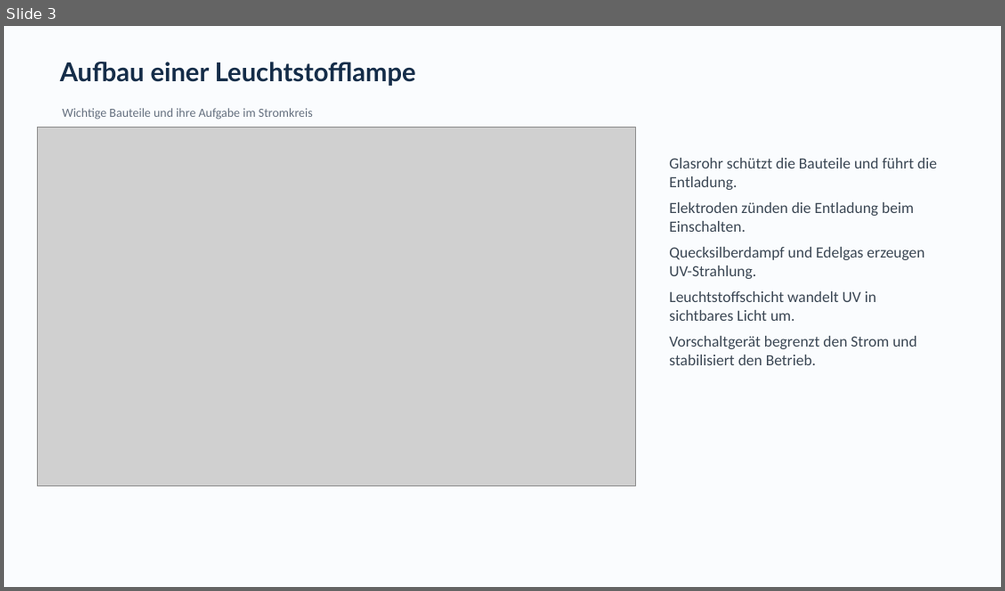
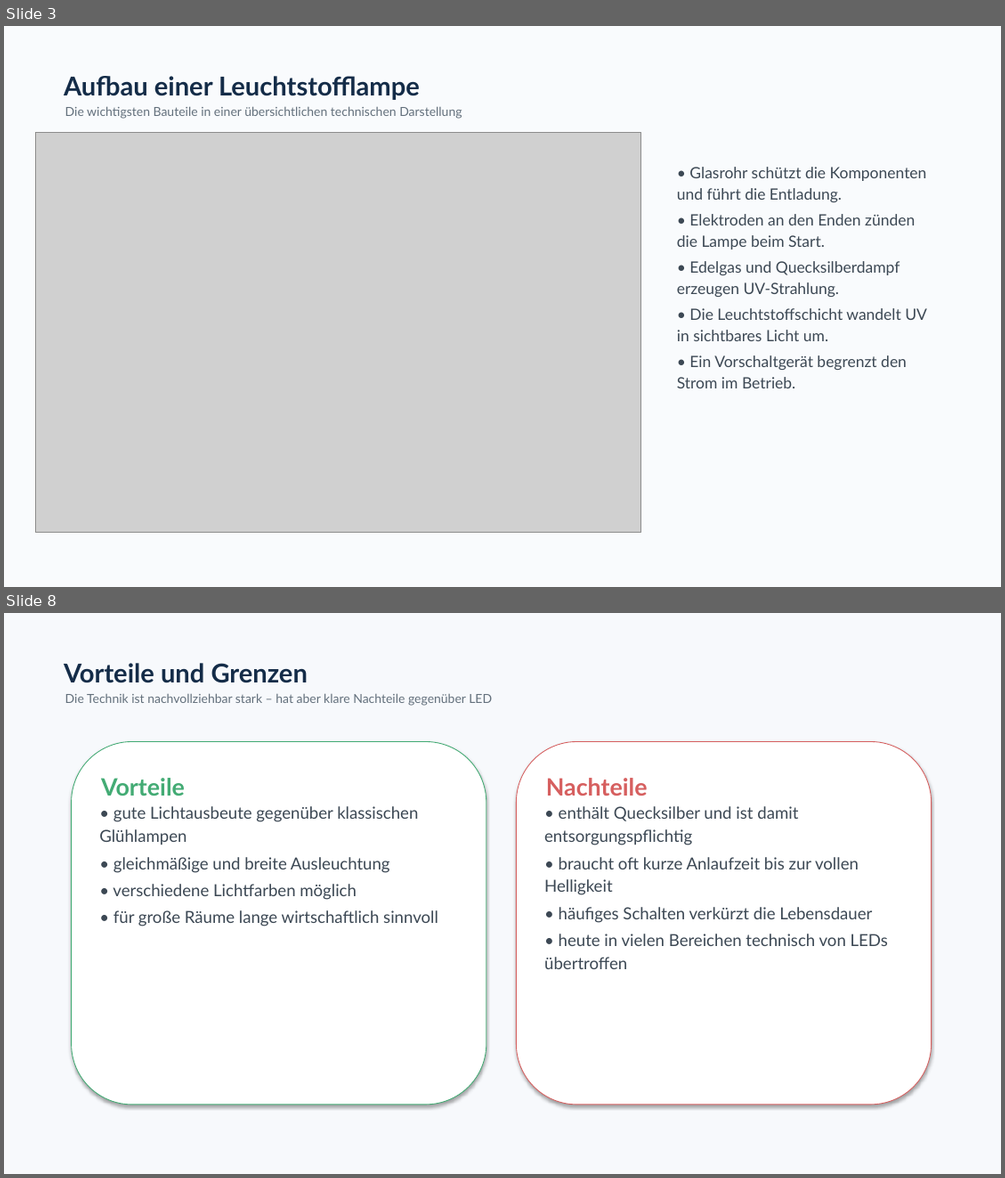
Before and after one commit to tom948899-jpg/Eulen-AGI-v1, a slide deck: Leuchtstofflampen_Praesentation.pptx. Shown one above the other, each under a label of ours: slide 3 before the commit, slides 3 and 8 after it; the slides between them are not shown. The pictures are 1005x591 and 1005x1178 pixels, drawn with LibreOffice and Linux fonts; fonts in the diff are those of the drawing; grey boxes stand for pictures. Boxes give left, top, right and bottom in pixels: in the first picture for what was removed or moved away, otherwise in the second. Text is boxed around its words. In the diff, an @@ line names an element or a change of style, - is before the commit and + after.

```diff
--- a/Leuchtstofflampen_Praesentation.pptx
+++ b/Leuchtstofflampen_Praesentation.pptx
@@ slide 8 added at [4, 613, 1001, 1174], background #F7F9FC @@
@@ text added at [64, 663, 307, 683], 25 pt, text #142C48, bold @@
+Vorteile und Grenzen
@@ text added at [65, 693, 492, 706], 12 pt, text #63707C @@
+Die Technik ist nachvollziehbar stark – hat aber klare Nachteile gegenüber LED
@@ rounded rectangle added at [72, 742, 486, 1104], fill #FFFFFF, outline #43AB74 0.75 pt @@
@@ rounded rectangle added at [517, 742, 931, 1104], fill #FFFFFF, outline #D65F5F 0.75 pt @@
@@ text added at [101, 778, 185, 795], 23 pt, text #43AB74, bold @@
+Vorteile
@@ text added at [546, 778, 647, 795], 23 pt, text #D65F5F, bold @@
+Nachteile
@@ text added at [99, 806, 438, 926], 16 pt, text #3C4854 @@
+• gute Lichtausbeute gegenüber klassischen Glühlampen
+• gleichmäßige und breite Ausleuchtung
+• verschiedene Lichtfarben möglich
+• für große Räume lange wirtschaftlich sinnvoll
@@ text added at [544, 806, 888, 946], 16 pt, text #3C4854 @@
+• enthält Quecksilber und ist damit entsorgungspflichtig
+• braucht oft kurze Anlaufzeit bis zur vollen Helligkeit
+• häufiges Schalten verkürzt die Lebensdauer
+• heute in vielen Bereichen technisch von LEDs übertroffen
@@ slide 3 changed as well @@
@@ background #FAFCFE to #F9FBFD @@
@@ text "Aufbau einer Leuchtstofflampe": place and size @@
-text "Aufbau einer Leuchtstofflampe" at [60, 62, 416, 86]
+text "Aufbau einer Leuchtstofflampe" at [64, 76, 420, 100]
@@ text "Aufbau einer Leuchtstofflampe" at [64, 76, 420, 100]: line spacing 1 to 1.2 @@
@@ picture: place and size @@
-picture at [38, 127, 636, 486]
+picture at [35, 132, 641, 532]
@@ text at [65, 106, 461, 119]: text changed; font Calibri to Lato; text colour #646F7E to #63707C @@
-Wichtige Bauteile und ihre Aufgabe im Stromkreis
+Die wichtigsten Bauteile in einer übersichtlichen technischen Darstellung
@@ text at [677, 167, 927, 388]: text changed; font Calibri to Lato; text colour #3A4653 to #3C4854 @@
-Glasrohr schützt die Bauteile und führt die Entladung.
-Elektroden zünden die Entladung beim Einschalten.
-Quecksilberdampf und Edelgas erzeugen UV-Strahlung.
-Leuchtstoffschicht wandelt UV in sichtbares Licht um.
-Vorschaltgerät begrenzt den Strom und stabilisiert den Betrieb.
+• Glasrohr schützt die Komponenten und führt die Entladung.
+• Elektroden an den Enden zünden die Lampe beim Start.
+• Edelgas und Quecksilberdampf erzeugen UV-Strahlung.
+• Die Leuchtstoffschicht wandelt UV in sichtbares Licht um.
+• Ein Vorschaltgerät begrenzt den Strom im Betrieb.
```
Also in this commit, not shown: 1 other slide changed, 7 other slides added, 8 slides removed.
